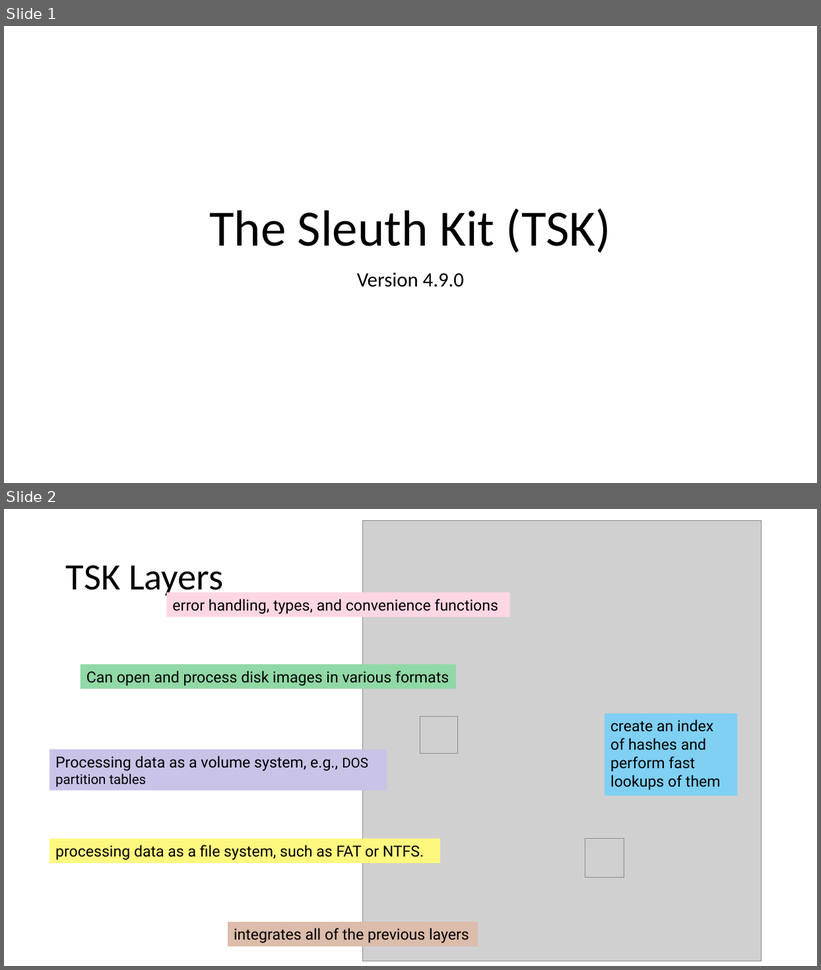
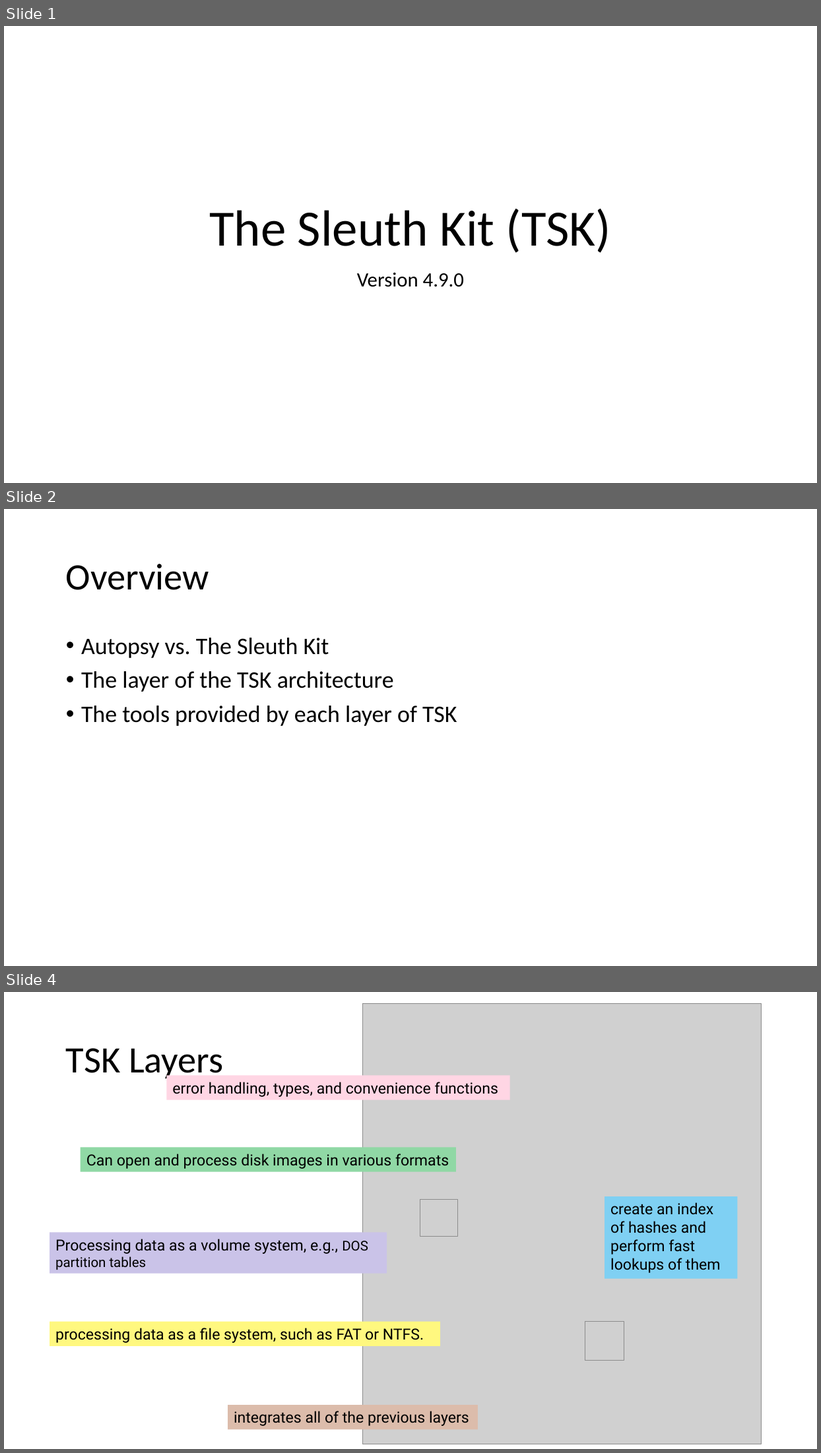
Before and after one commit to frankwxu/digital-forensics-lab, a slide deck: Basic_Computer_Skills_for_Forensics/6_Sleuth_Kit_Tutorial.pptx. Shown one above the other, each under a label of ours: slides 1 and 2 before the commit, slides 1, 2 and 4 after it; the slides between them are not shown. The pictures are 821x970 and 821x1453 pixels, drawn with LibreOffice and Linux fonts; fonts in the diff are those of the drawing; grey boxes stand for pictures; background and template pictures are left out. Boxes give left, top, right and bottom in pixels: in the first picture for what was removed or moved away, otherwise in the second. Text is boxed around its words. In the diff, an @@ line names an element or a change of style, - is before the commit and + after.

```diff
--- a/Basic_Computer_Skills_for_Forensics/6_Sleuth_Kit_Tutorial.pptx
+++ b/Basic_Computer_Skills_for_Forensics/6_Sleuth_Kit_Tutorial.pptx
@@ slide 2 added at [4, 509, 817, 966], background #FFFFFF @@
@@ title added at [66, 564, 209, 590], 44 pt, text #000000 @@
+Overview
@@ text added at [81, 638, 457, 726], 28 pt, text #000000 @@
+• Autopsy vs. The Sleuth Kit
+• The layer of the TSK architecture
+• The tools provided by each layer of TSK
@@ what was slide 2 is now slide 4 @@
```
Also in this commit, not shown: 1 slide changed, 3 other slides added, 3 other files.
